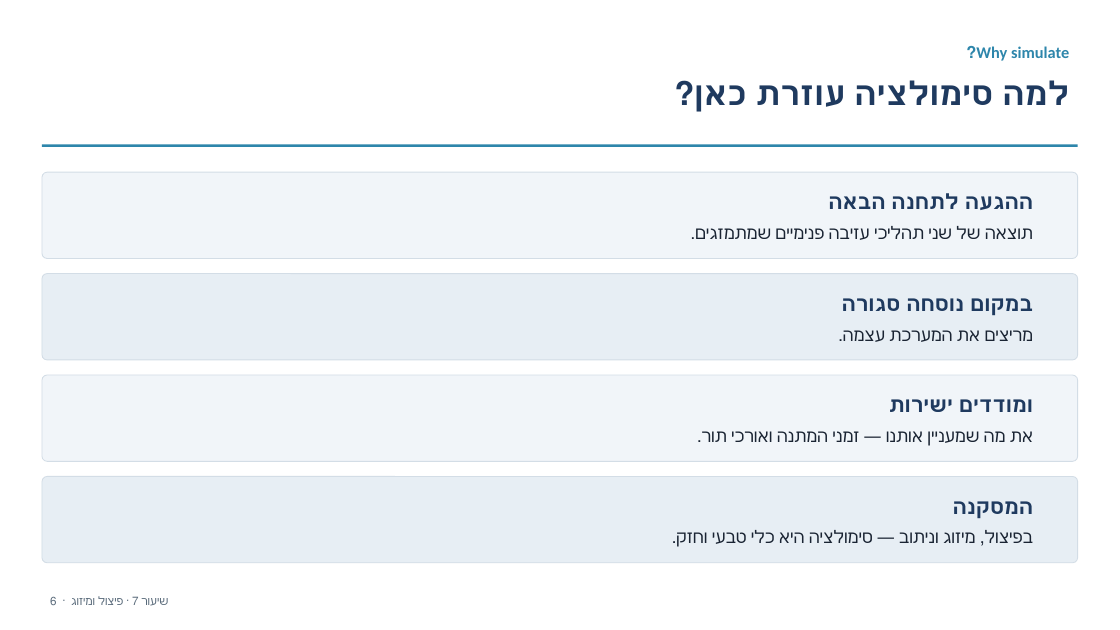
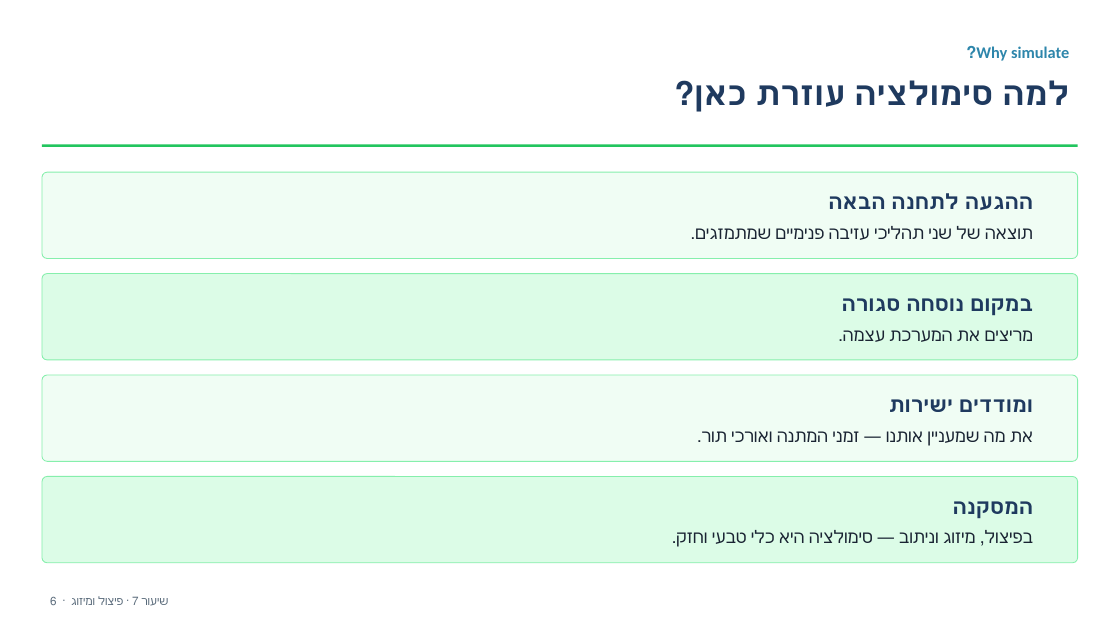
Before and after one commit to eliransher/sim_course, a slide deck: slide 7 of lectures/presentation/notebook_7_merge_split.pptx. Drawn at 1120x630 pixels with LibreOffice and Linux fonts; fonts in the diff are those of the drawing. Boxes give left, top, right and bottom in pixels: in the first picture for what was removed or moved away, otherwise in the second. Text is boxed around its words. In the diff, an @@ line names an element or a change of style, - is before the commit and + after.

```diff
--- a/lectures/presentation/notebook_7_merge_split.pptx
+++ b/lectures/presentation/notebook_7_merge_split.pptx
@@ rectangle at bbox=[42, 145, 1078, 147]: fill #2E86AB to #22C55E @@
@@ rounded rectangle at bbox=[42, 172, 1078, 259]: fill #F1F5F9 to #F0FDF4; outline #D3DDE6 0.75 pt to #86EFAC 0.75 pt @@
@@ rounded rectangle at bbox=[42, 274, 1078, 360]: fill #E7EEF4 to #DCFCE7; outline #D3DDE6 0.75 pt to #86EFAC 0.75 pt @@
@@ rounded rectangle at bbox=[42, 375, 1078, 461]: fill #F1F5F9 to #F0FDF4; outline #D3DDE6 0.75 pt to #86EFAC 0.75 pt @@
@@ rounded rectangle at bbox=[42, 476, 1078, 563]: fill #E7EEF4 to #DCFCE7; outline #D3DDE6 0.75 pt to #86EFAC 0.75 pt @@
```
Also in this commit, not shown: 15 other slides changed.
